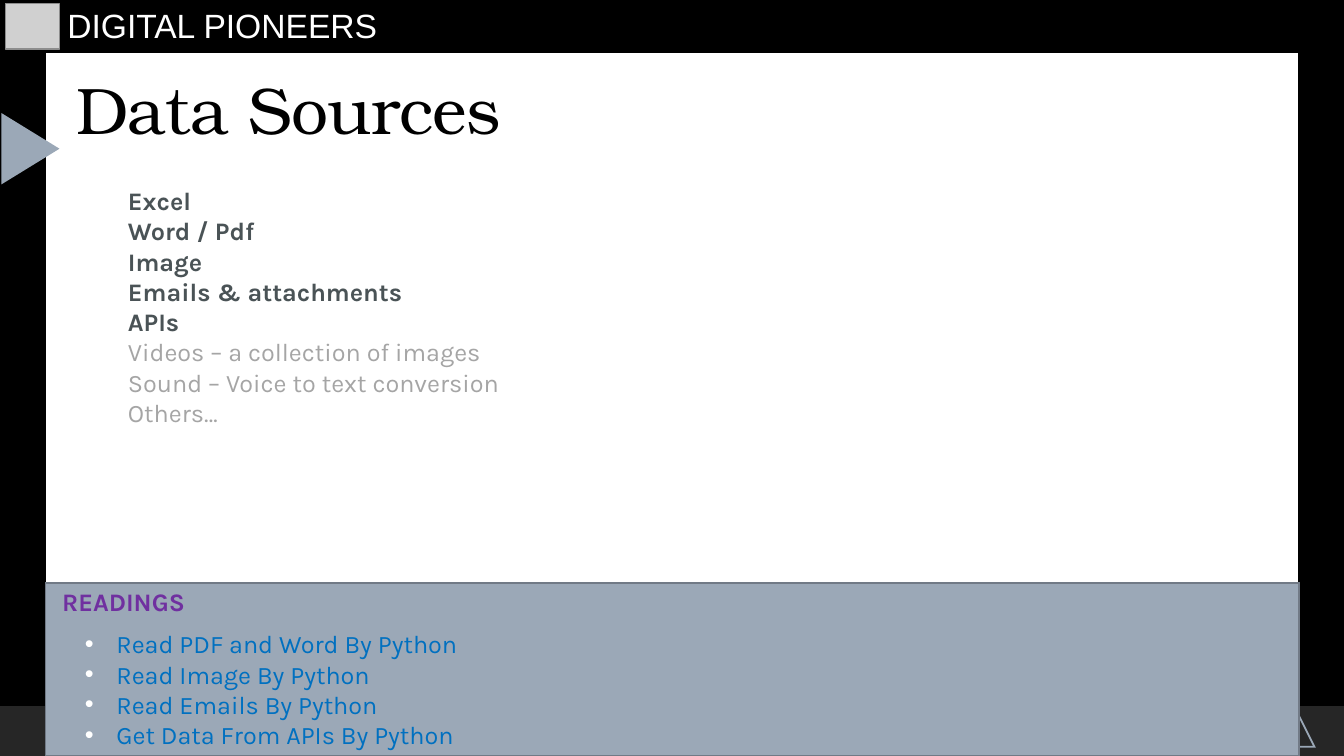
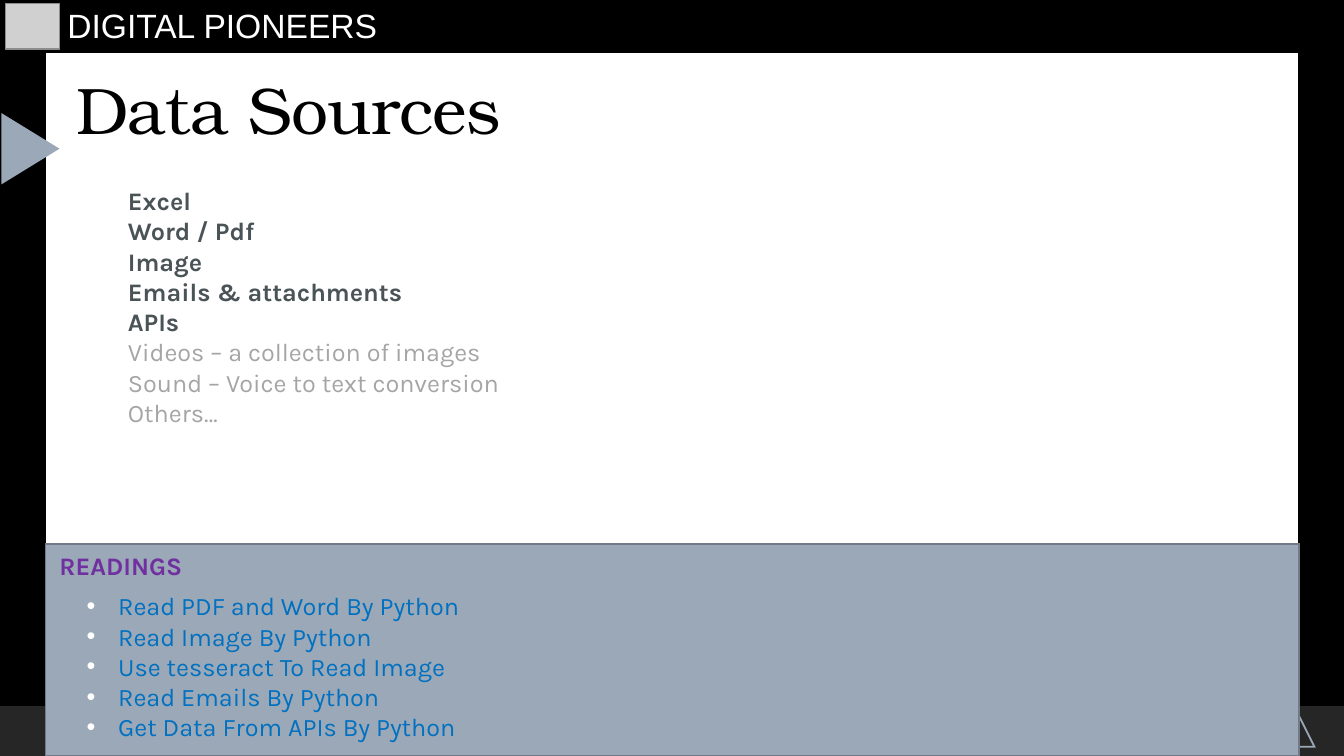
Before and after one commit to starswish2100/pythoninfinance, a slide deck: slide 8 of Introduction/tianshan-material/dataretrieval/Data Retrieval.odp. Drawn at 1344x756 pixels with LibreOffice and Linux fonts; fonts in the diff are those of the drawing; grey boxes stand for pictures. Boxes give left, top, right and bottom in pixels: in the first picture for what was removed or moved away, otherwise in the second. Text is boxed around its words. In the diff, an @@ line names an element or a change of style, - is before the commit and + after.

```diff
--- a/Introduction/tianshan-material/dataretrieval/Data Retrieval.odp
+++ b/Introduction/tianshan-material/dataretrieval/Data Retrieval.odp
@@ freeform shape: place and size @@
-freeform shape at (45, 583, 1299, 756)
+freeform shape at (45, 543, 1299, 756)
@@ text "READINGS": place and size @@
-text "READINGS" at (62, 594, 185, 611)
+text "READINGS" at (59, 558, 182, 575)
@@ text "Read PDF and Word By ...": place and size @@
-text "Read PDF and Word By ..." at (116, 636, 457, 750)
+text "Read PDF and Word By ..." at (118, 598, 459, 742)
@@ text at (118, 659, 445, 682): paragraph added @@
+• Use tesseract To Read Image
```
Also in this commit, not shown: 3 other files.
